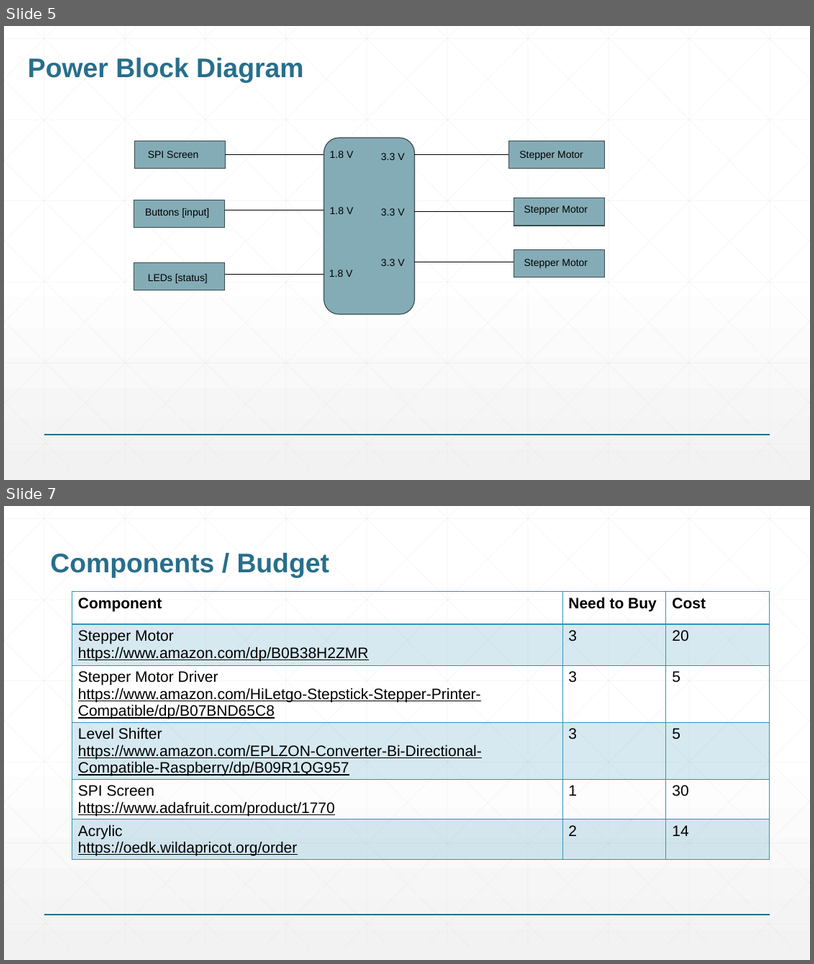
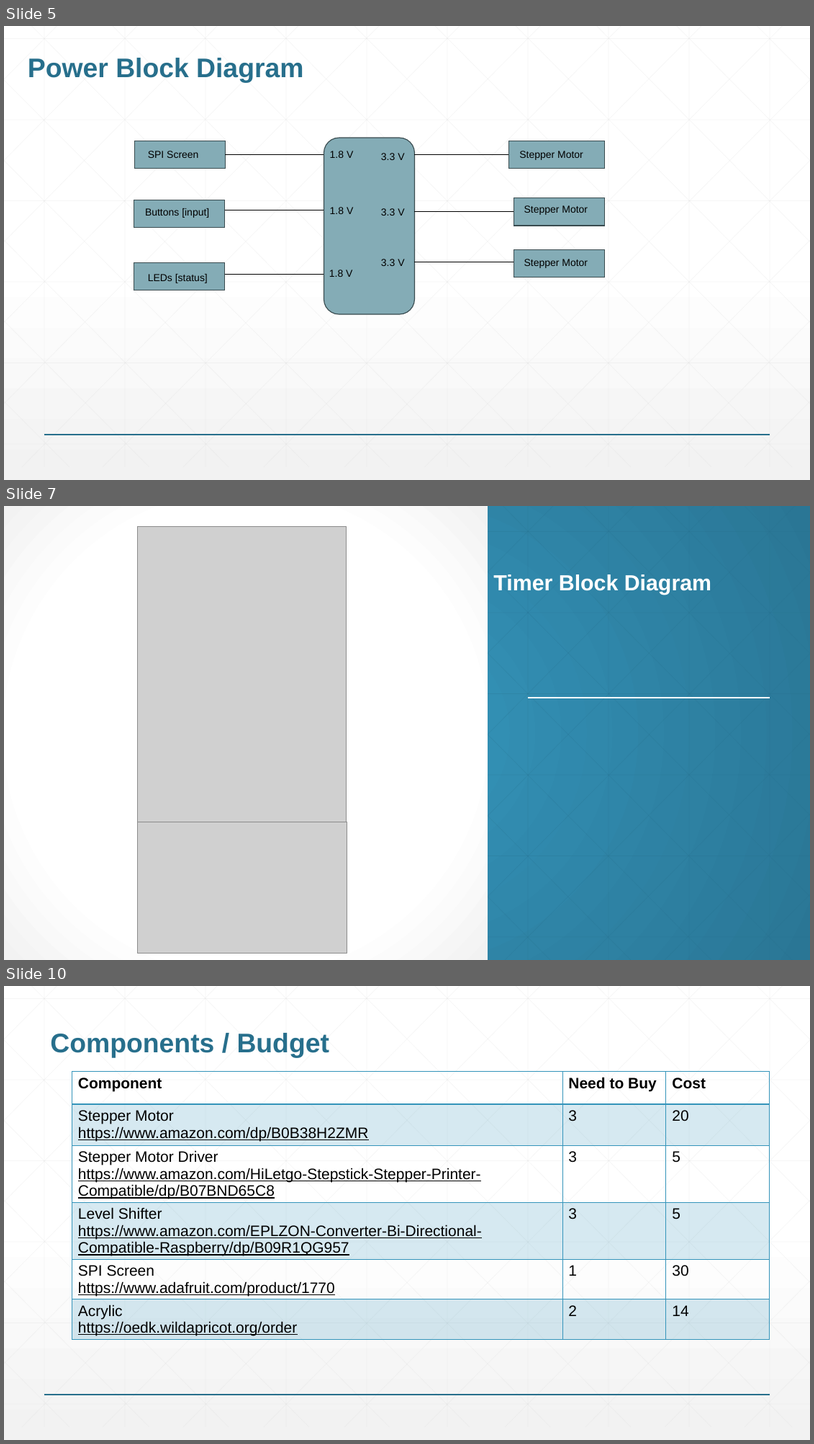
Before and after one commit to Petertiz1/ENGI301, a slide deck: project_01/docs/Tizora_ENGI301_project_01_proposal (4).pptx. Shown one above the other, each under a label of ours: slides 5 and 7 before the commit, slides 5, 7 and 10 after it; the slides between them are not shown. The pictures are 814x964 and 814x1444 pixels, drawn with LibreOffice and Linux fonts; fonts in the diff are those of the drawing; grey boxes stand for pictures. Boxes give left, top, right and bottom in pixels: in the first picture for what was removed or moved away, otherwise in the second. Text is boxed around its words. In the diff, an @@ line names an element or a change of style, - is before the commit and + after.

Commit message:
Updated powerpoint with system/software block diagrams

```diff
--- a/project_01/docs/Tizora_ENGI301_project_01_proposal (4).pptx
+++ b/project_01/docs/Tizora_ENGI301_project_01_proposal (4).pptx
@@ slide 7 added at bbox=[4, 506, 810, 960], background gradient #3494BA to #2A7695 @@
@@ rectangle added at bbox=[4, 506, 488, 960], fill gradient #FFFFFF to #F2F2F2 @@
@@ picture added at bbox=[137, 526, 347, 822] @@
@@ title added at bbox=[494, 574, 712, 595], 26 pt, text #FFFFFF, bold @@
+Timer Block Diagram
@@ line added from (528, 698) to (771, 698), #FFFFFF 1.5 pt @@
@@ picture added at bbox=[137, 822, 347, 952] @@
@@ group added at bbox=[4, 506, 810, 960]: 46 lines @@
@@ what was slide 7 is now slide 10 @@
```
Also in this commit, not shown: 3 other slides added, 1 slide removed.
